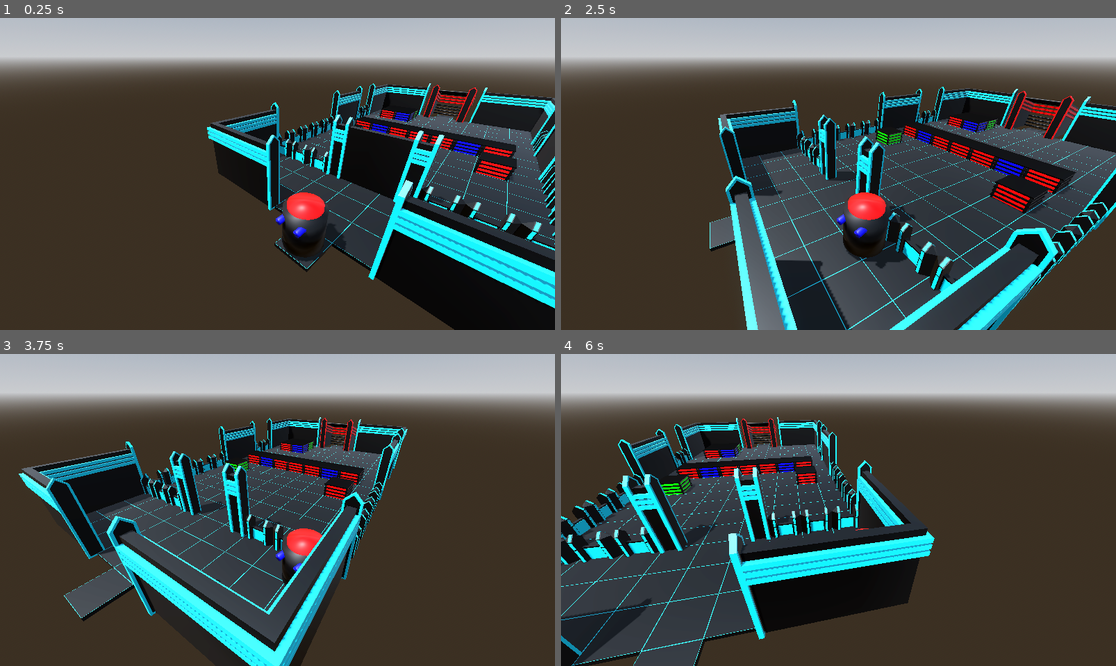
Above: before the commit, frames 1-4 (two rows, left to right).
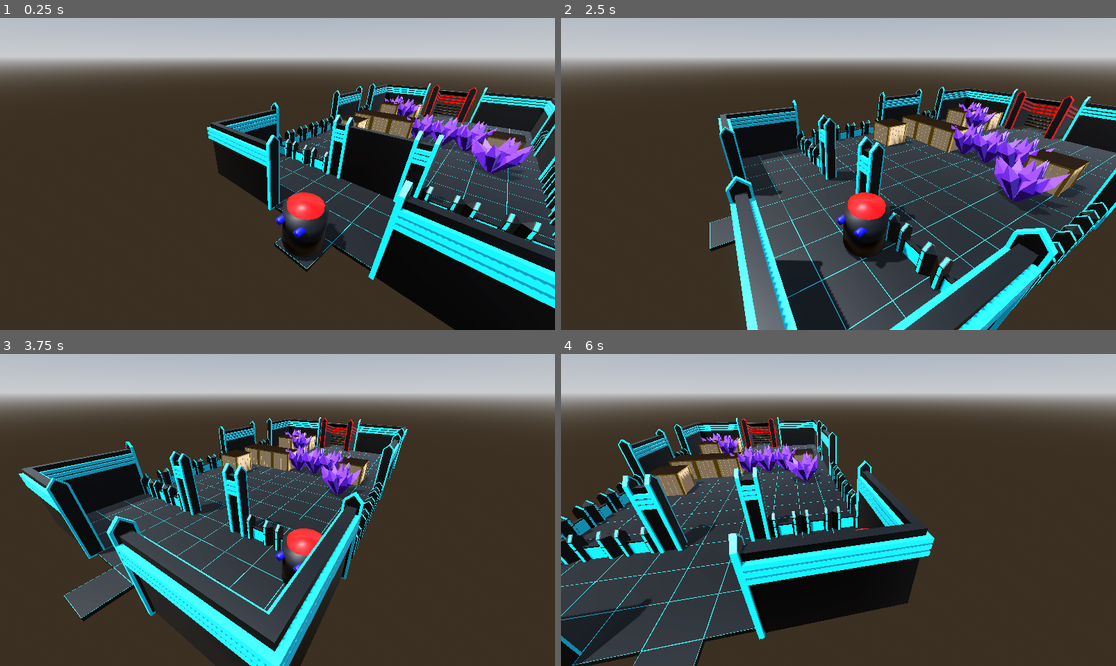
Above: after the commit, the same moments.

Repository: gheddie/godot_exit
Game: Godot game, scene res://Starter.tscn
The game is run twice, just before and just after one commit, with the same random seed, the same clock (stepped at 60 frames per second) and the same inputs.
Inputs:
- Up to frame 1 (0.25 s): no input
- Up to frame 2 (2.5 s): hold D (turn_right) 0.53-1.28 s; tap Space (jump) at 0.77, 1.52 s; hold S (move_backward) 1.28-2.03 s; hold D (turn_right) from 2.03 s (still down)
- Up to frame 3 (3.75 s): release D (turn_right) at 2.78 s; hold W (move_forward) 2.78-3.53 s; tap Space (jump) at 3.02 s; tap Enter at 3.5 s; hold A (turn_left) from 3.53 s (still down)
- Up to frame 4 (6 s): tap Space (jump) at 3.77, 4.52, 5.75 s; release A (turn_left) at 5.03 s; hold S (move_backward) 5.03-5.78 s; hold D (turn_right) from 5.78 s (still down)

The runs differ from the first frame. In frame 1, 3.1% of the frame differs, in the area x 61-97%, y 24-53%; in frame 2, 5.2%, in the area x 56-96%, y 26-63%; in frame 3, 2.5%; in frame 4, 2.7%.

Commit message:
further work

Diff:
--- a/assets/collectable/base/BaseCollectable.gd
+++ b/assets/collectable/base/BaseCollectable.gd
@@ -2,7 +2,7 @@
 class_name BaseCollectable
 extends StaticBody3D
 
-const COLLECTABLE_OFFSET = 3.0
+const HARVESTING_OFFSET = 3.5
 const WOBBLE_INTERVAL = 0.05
 
 var collectedImpact: int  = 0
@@ -10,7 +10,7 @@
 func harvestMe(playerPosition: Vector3) -> void:
 	var distance = global_position.distance_to(playerPosition)
 	# print(str("distance to player --> ", str(distance)))
-	if distance <= COLLECTABLE_OFFSET:
+	if distance <= HARVESTING_OFFSET:
 		wobble()
 		collectedImpact += 1
 		print(str("harvested up to --> ", str(collectedImpact)))
--- a/assets/collectable/blue/BlueCollectable.tscn
+++ /dev/null
@@ -1,17 +0,0 @@
-[gd_scene load_steps=5 format=3 uid="uid://8u2cvcfgthrc"]
-
-[ext_resource type="PackedScene" uid="uid://ra2geqm5jylu" path="res://assets/collectable/base/BaseCollectable.tscn" id="1_uc4ap"]
-[ext_resource type="PackedScene" uid="uid://ddw1jttocy08s" path="res://assets/collectable/blue/BlueCollectable.glb" id="2_2oifs"]
-[ext_resource type="Script" uid="uid://pq7ky8daydxi" path="res://assets/collectable/Blue/blueCollectable.gd" id="2_lihan"]
-
-[sub_resource type="BoxShape3D" id="BoxShape3D_lihan"]
-size = Vector3(1.8000001, 1.2, 1.8000001)
-
-[node name="BlueCollectable" instance=ExtResource("1_uc4ap")]
-script = ExtResource("2_lihan")
-
-[node name="BlueCollectable" parent="." index="0" instance=ExtResource("2_2oifs")]
-
-[node name="CollisionShape3D" type="CollisionShape3D" parent="." index="1"]
-transform = Transform3D(1, 0, 0, 0, 1, 0, 0, 0, 1, 5.9604645e-08, 0.60000014, 5.9604645e-08)
-shape = SubResource("BoxShape3D_lihan")
--- a/assets/collectable/green/GreenCollectable.gd
+++ /dev/null
@@ -1,5 +0,0 @@
-class_name GreenCollectable
-extends BaseCollectable
-
-func getMaxCollectableImpact() -> int:
-	return 20
--- a/assets/collectable/green/GreenCollectable.tscn
+++ /dev/null
@@ -1,17 +0,0 @@
-[gd_scene load_steps=5 format=3 uid="uid://b5gal2jyb7bw4"]
-
-[ext_resource type="PackedScene" uid="uid://ra2geqm5jylu" path="res://assets/collectable/base/BaseCollectable.tscn" id="1_rkclq"]
-[ext_resource type="PackedScene" uid="uid://by2a5sfkuuiw4" path="res://assets/collectable/green/GreenCollectable.glb" id="2_83k0t"]
-[ext_resource type="Script" uid="uid://jvpu8i4fntoo" path="res://assets/collectable/green/GreenCollectable.gd" id="2_qiqet"]
-
-[sub_resource type="BoxShape3D" id="BoxShape3D_qiqet"]
-size = Vector3(1.8000001, 1.2, 1.8000001)
-
-[node name="GreenCollectable" instance=ExtResource("1_rkclq")]
-script = ExtResource("2_qiqet")
-
-[node name="GreenCollectable" parent="." index="0" instance=ExtResource("2_83k0t")]
-
-[node name="CollisionShape3D" type="CollisionShape3D" parent="." index="1"]
-transform = Transform3D(1, 0, 0, 0, 1, 0, 0, 0, 1, -8.940697e-08, 0.6, 8.940697e-08)
-shape = SubResource("BoxShape3D_qiqet")
--- a/assets/collectable/red/RedCollectable.gd
+++ b/assets/collectable/mineral/MineralCollectable.gd
@@ -1,5 +1,5 @@
-class_name RedCollectable
+class_name MineralCollectable
 extends BaseCollectable
 
 func getMaxCollectableImpact() -> int:
-	return 30
+	return 20
--- /dev/null
+++ b/assets/collectable/mineral/MineralCollectable.tscn
@@ -0,0 +1,17 @@
+[gd_scene format=3 uid="uid://10nd4ioa65i1"]
+
+[ext_resource type="PackedScene" uid="uid://ra2geqm5jylu" path="res://assets/collectable/base/BaseCollectable.tscn" id="1_p0eom"]
+[ext_resource type="PackedScene" uid="uid://ch3u7na2sk25s" path="res://assets/collectable/mineral/MineralCollectable.glb" id="2_4k1y8"]
+[ext_resource type="Script" uid="uid://ch63qbkq1eeh6" path="res://assets/collectable/mineral/MineralCollectable.gd" id="2_p0ddk"]
+
+[sub_resource type="BoxShape3D" id="BoxShape3D_p0eom"]
+size = Vector3(3.6000001, 3.1000001, 3.4)
+
+[node name="MineralCollectable" unique_id=265404752 instance=ExtResource("1_p0eom")]
+script = ExtResource("2_p0ddk")
+
+[node name="MineralCollectable" parent="." index="0" unique_id=668608204 instance=ExtResource("2_4k1y8")]
+
+[node name="CollisionShape3D" type="CollisionShape3D" parent="." index="1" unique_id=1850739564]
+transform = Transform3D(1, 0, 0, 0, 1, 0, 0, 0, 1, 0.30000007, 1.5500001, 0.099999845)
+shape = SubResource("BoxShape3D_p0eom")
--- a/assets/collectable/red/RedCollectable.tscn
+++ /dev/null
@@ -1,17 +0,0 @@
-[gd_scene format=3 uid="uid://ctw38mv75gt6e"]
-
-[ext_resource type="PackedScene" uid="uid://ra2geqm5jylu" path="res://assets/collectable/base/BaseCollectable.tscn" id="1_gtlj7"]
-[ext_resource type="PackedScene" uid="uid://b6r3hiab24m81" path="res://assets/collectable/red/RedCollectable.glb" id="2_0mq52"]
-[ext_resource type="Script" uid="uid://gyppj8h7fdo6" path="res://assets/collectable/red/RedCollectable.gd" id="2_41fgw"]
-
-[sub_resource type="BoxShape3D" id="BoxShape3D_41fgw"]
-size = Vector3(1.8000001, 1.2, 1.8000001)
-
-[node name="RedCollectable" unique_id=845685253 instance=ExtResource("1_gtlj7")]
-script = ExtResource("2_41fgw")
-
-[node name="RedCollectable" parent="." index="0" unique_id=1806727470 instance=ExtResource("2_0mq52")]
-
-[node name="CollisionShape3D" type="CollisionShape3D" parent="." index="1" unique_id=835679053]
-transform = Transform3D(1, 0, 0, 0, 1, 0, 0, 0, 1, 8.940697e-08, 0.6, 8.940697e-08)
-shape = SubResource("BoxShape3D_41fgw")
--- a/assets/collectable/blue/BlueCollectable.gd
+++ b/assets/collectable/simplebox/SimpleBoxCollectable.gd
@@ -1,5 +1,5 @@
-class_name BlueCollectable
+class_name SimpleBoxCollectable
 extends BaseCollectable
 
 func getMaxCollectableImpact() -> int:
-	return 10
+	return 28
--- /dev/null
+++ b/assets/collectable/simplebox/SimpleBoxCollectable.tscn
@@ -0,0 +1,17 @@
+[gd_scene format=3 uid="uid://d4frqbnft6sjl"]
+
+[ext_resource type="PackedScene" uid="uid://ra2geqm5jylu" path="res://assets/collectable/base/BaseCollectable.tscn" id="1_8pt76"]
+[ext_resource type="Script" uid="uid://cv86fi6mrw7xp" path="res://assets/collectable/simplebox/SimpleBoxCollectable.gd" id="2_kuwwt"]
+[ext_resource type="PackedScene" uid="uid://csnbk1sdw1ddi" path="res://assets/collectable/simplebox/SimpleBoxCollectable.glb" id="3_4rq4r"]
+
+[sub_resource type="BoxShape3D" id="BoxShape3D_4rq4r"]
+size = Vector3(2.4, 2.1000001, 2.4)
+
+[node name="SimpleBoxCollectable" unique_id=1487968091 instance=ExtResource("1_8pt76")]
+script = ExtResource("2_kuwwt")
+
+[node name="SimpleBoxCollectable" parent="." index="0" unique_id=2096128894 instance=ExtResource("3_4rq4r")]
+
+[node name="CollisionShape3D" type="CollisionShape3D" parent="." index="1" unique_id=717511581]
+transform = Transform3D(1, 0, 0, 0, 1, 0, 0, 0, 1, 0, 1.0500001, 0)
+shape = SubResource("BoxShape3D_4rq4r")
--- a/globals/CollectableFactory.gd
+++ b/globals/CollectableFactory.gd
@@ -1,16 +1,11 @@
 class_name CollectableFactory
 extends Node
-
-var blue_template: PackedScene = preload("res://assets/collectable/blue/BlueCollectable.tscn")
-var red_template: PackedScene = preload("res://assets/collectable/red/RedCollectable.tscn")
-var green_template: PackedScene = preload("res://assets/collectable/green/GreenCollectable.tscn")
 
 var templates : Dictionary[String, PackedScene] = {}
 
 func _ready() -> void:
-	templates.set("blue", preload("res://assets/collectable/blue/BlueCollectable.tscn"))
-	templates.set("red", preload("res://assets/collectable/red/RedCollectable.tscn"))
-	templates.set("green", preload("res://assets/collectable/green/GreenCollectable.tscn"))
+	templates.set("simplebox", preload("res://assets/collectable/simplebox/SimpleBoxCollectable.tscn"))
+	templates.set("mineral", preload("res://assets/collectable/mineral/MineralCollectable.tscn"))
 
 func makeCollectableInstance(type: String) -> BaseCollectable:
 	assert(templates.has(type) != null, str("unregistered collectable type --> ", type))
--- a/level/CollectingTestLevel.gd
+++ b/level/CollectingTestLevel.gd
@@ -3,17 +3,17 @@
 
 func get_collectable_positions() -> Array:
 	return [
-		"red@RegularFloorPlate",
-		"red@RegularFloorPlate7",
-		"blue@RegularFloorPlate8",
-		"red@RegularFloorPlate3",
-		"red@RegularFloorPlate2",
-		"blue@RegularFloorPlate6",
-		"red@RegularFloorPlate4",
-		"green@RegularFloorPlate22",
-		"red@RegularFloorPlate25",
-		"blue@RegularFloorPlate96",
-		"red@RegularFloorPlate94",
-		"green@RegularFloorPlate105",
-		"red@RegularFloorPlate103"
+		"mineral@RegularFloorPlate",
+		"simplebox@RegularFloorPlate7",
+		"mineral@RegularFloorPlate8",
+		"mineral@RegularFloorPlate3",
+		"simplebox@RegularFloorPlate2",
+		"simplebox@RegularFloorPlate6",
+		"simplebox@RegularFloorPlate4",
+		"simplebox@RegularFloorPlate22",
+		"mineral@RegularFloorPlate25",
+		"mineral@RegularFloorPlate96",
+		"simplebox@RegularFloorPlate94",
+		"simplebox@RegularFloorPlate105",
+		"mineral@RegularFloorPlate103"
 	]
--- a/level/LevelA.gd
+++ b/level/LevelA.gd
@@ -3,5 +3,5 @@
 
 func get_collectable_positions() -> Array:
 	return [
-		"red@Regular1"
+		"mineral@Regular1"
 		]
Not shown, removed: assets/collectable/blue/BlueCollectable.blend.import
Not shown, removed: assets/collectable/blue/BlueCollectable.gd.uid
Binary file removed: assets/collectable/blue/BlueCollectable.glb
Not shown, removed: assets/collectable/green/GreenCollectable.gd.uid
Binary file removed: assets/collectable/green/GreenCollectable.glb
Not shown, changed: assets/collectable/mineral/MineralCollectable.blend.import
Not shown, added: assets/collectable/mineral/MineralCollectable.gd.uid
Binary file added: assets/collectable/mineral/MineralCollectable.glb
Not shown, changed: assets/collectable/mineral/MineralCollectable.glb.import
Not shown, removed: assets/collectable/red/RedCollectable.gd.uid
Binary file removed: assets/collectable/red/RedCollectable.glb
Not shown, removed: assets/collectable/red/RedCollectable.glb.import
(and 13 more such lines)
